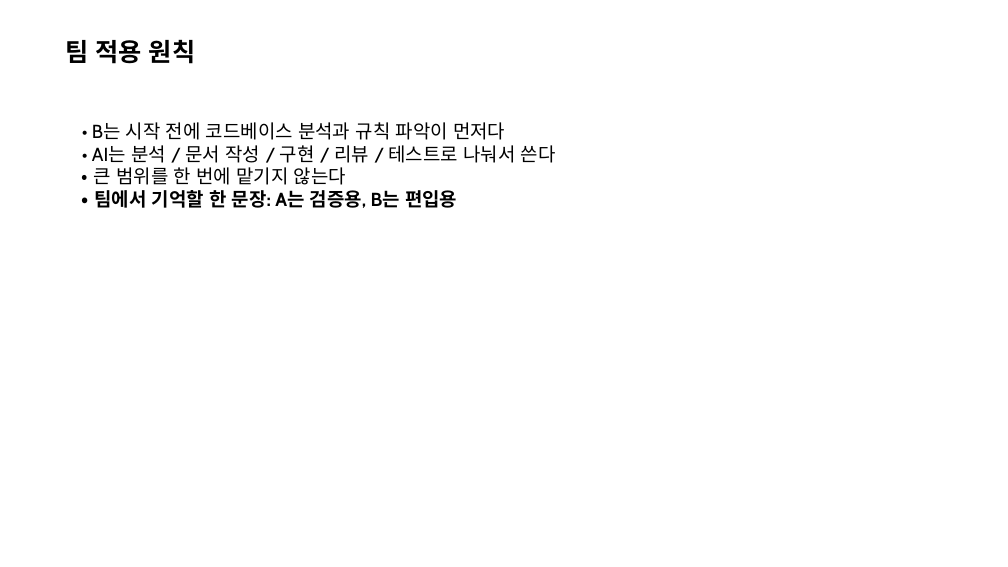
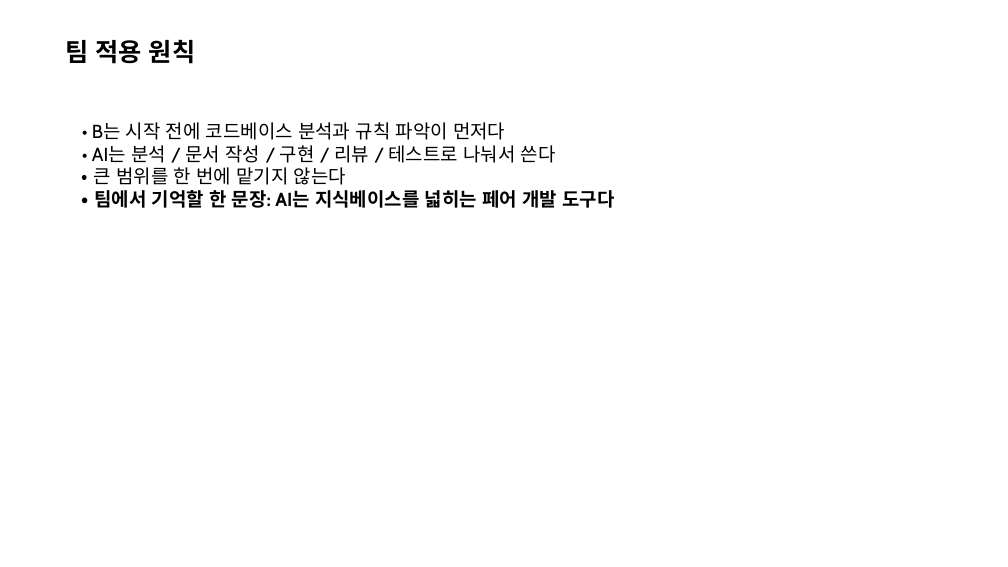
Before and after one commit to naming-sense/wildpaw-arena, a slide deck: slide 6 of docs/ai-game-dev-guidelines-team-one-page.pptx. Drawn at 1008x567 pixels with LibreOffice and Linux fonts; fonts in the diff are those of the drawing. Boxes give left, top, right and bottom in pixels: in the first picture for what was removed or moved away, otherwise in the second. Text is boxed around its words. In the diff, an @@ line names an element or a change of style, - is before the commit and + after.

```diff
--- a/docs/ai-game-dev-guidelines-team-one-page.pptx
+++ b/docs/ai-game-dev-guidelines-team-one-page.pptx
@@ text at bbox=[94, 190, 614, 208]: text changed @@
-• 팀에서 기억할 한 문장: A는 검증용, B는 편입용
+• 팀에서 기억할 한 문장: AI는 지식베이스를 넓히는 페어 개발 도구다
```
Also in this commit, not shown: 2 other slides changed, 4 other files.
